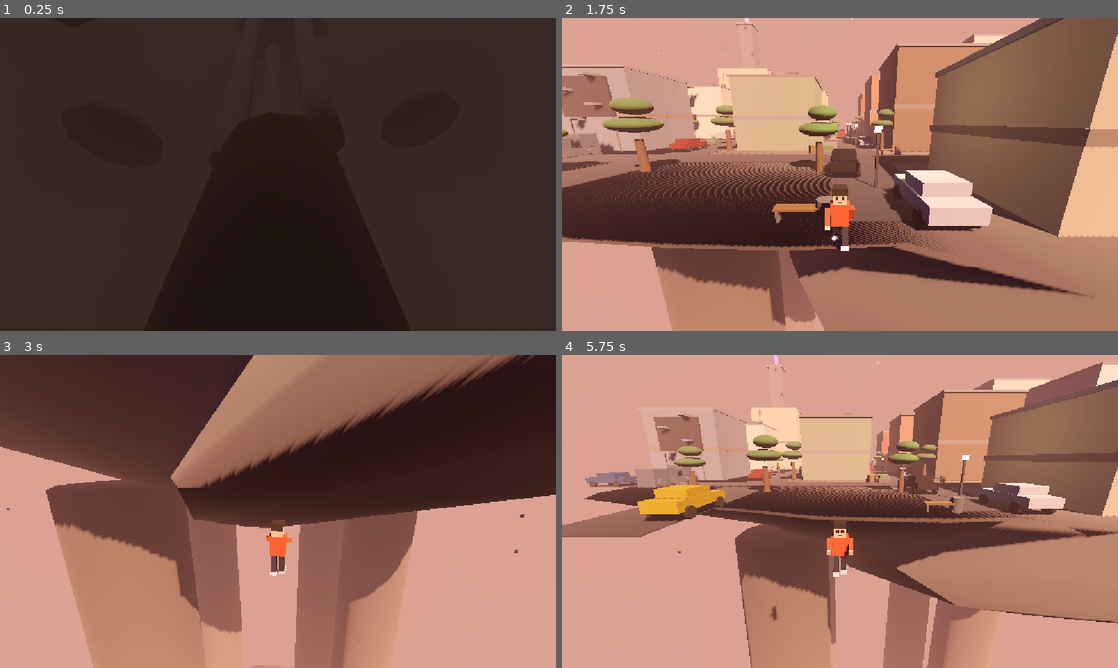
Above: before the commit, frames 1-4 (two rows, left to right).
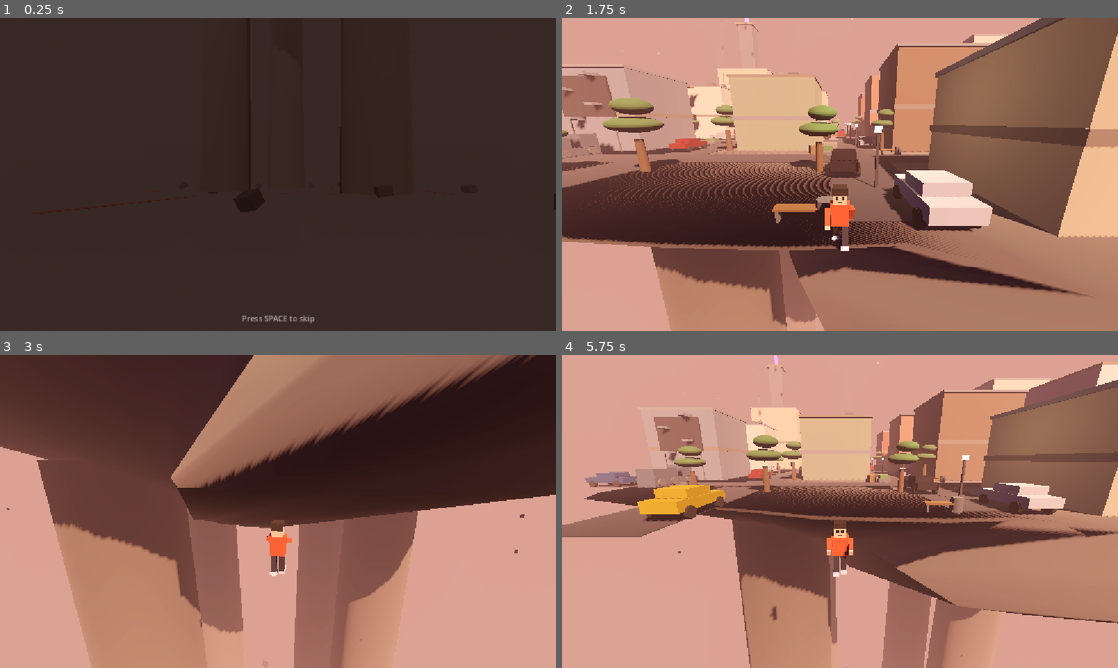
Above: after the commit, the same moments.

Repository: hasanhug/The---Falling---City
Game: Godot game, scene res://main.tscn
The game is run twice, just before and just after one commit, with the same random seed, the same clock (stepped at 60 frames per second) and the same inputs.
Inputs (mouse positions are in pixels of both pictures, inside the frame that each line leads up to):
- Up to frame 1 (0.25 s): no input
- Up to frame 2 (1.75 s): tap Space (jump) at 0.5, 0.77, 1.52 s; move the mouse to (962, 158) at 0.52 s; hold D (move_right) 0.53-1.28 s; hold Shift (sprint) 0.53-1.28 s; click (962, 158) at 0.67 s; move the mouse to (728, 190) at 1.27 s; hold S (move_back) from 1.28 s (still down); tap Mouse wheel up (zoom_in) at 1.35 s
- Up to frame 3 (3 s): move the mouse to (333, 442) at 2.02 s; release S (move_back) at 2.03 s; hold D (move_right) 2.03-2.78 s; tap Mouse wheel down (zoom_out) at 2.1 s; move the mouse to (250, 574) at 2.77 s; hold W (move_forward) from 2.78 s (still down); tap Shift (sprint) at 2.85 s; click (250, 574) at 2.92 s
- Up to frame 4 (5.75 s): tap Space (jump) at 3.02, 3.77, 4.52 s; move the mouse to (1006, 558) at 3.52 s; release W (move_forward) at 3.53 s; hold A (move_left) 3.53-5.03 s; tap Mouse wheel up (zoom_in) at 3.6 s; move the mouse to (673, 464) at 4.27 s; tap Mouse wheel down (zoom_out) at 4.35 s; move the mouse to (867, 511) at 5.02 s; hold S (move_back) from 5.03 s (still down); hold Shift (sprint) from 5.03 s (still down); click (867, 511) at 5.17 s

The runs differ from the first frame. In frame 1, 1.2% of the frame differs, in the area x 42-64%, y 54-100%; in frame 2, less than 0.1%; in frame 3, 1.0%; in frame 4, 0.4%.

Commit message:
Changed cutscene features

Diff:
--- a/cutscene.gd
+++ b/cutscene.gd
@@ -16,19 +16,19 @@
 ## How long the final fade to black takes.
 const FADE_OUT_TIME := 0.8
 
-## Camera path: [time, position]. Starts deep inside the hollow Earth,
-## rises along a pillar toward the crust hole, ends just inside the opening.
+## Camera path: [time, position]. Starts at ground level on the dead Earth,
+## rises along a pillar, and ends under the island in the sky.
 const PATH := [
-	[0.0, Vector3(45, -250, 60)],
-	[12.0, Vector3(30, -200, 45)],
-	[22.0, Vector3(15, -150, 30)],
-	[30.0, Vector3(8, -118, 14)],
+	[0.0, Vector3(40, -112, 55)],
+	[12.0, Vector3(30, -75, 42)],
+	[22.0, Vector3(16, -35, 32)],
+	[30.0, Vector3(4, 9, 42)],
 ]
 
-## Where the camera looks, blending from the mound in the depths
-## up to the island seen through the hole above.
-const LOOK_EARTH := Vector3(0, -195, 0)
-const LOOK_ISLAND := Vector3(0, 0, 0)
+## Where the camera looks, blending from the cracked ground ahead
+## up to the floating island.
+const LOOK_EARTH := Vector3(0, -110, 10)
+const LOOK_ISLAND := Vector3(0, 4, 0)
 
 ## How violently the camera and pillars shake during the final text.
 const SHAKE_AMOUNT := 0.35
@@ -39,6 +39,7 @@
 @onready var fade_rect: ColorRect = $UI/FadeRect
 @onready var text_1: Label = $UI/Text1
 @onready var text_2: Label = $UI/Text2
+@onready var skip_hint: Label = $UI/SkipHint
 @onready var player: Node = get_node("../Player")
 @onready var player_camera: Camera3D = get_node("../Player/CameraPivot/Camera3D")
 @onready var pillars: Array = get_node("../Pillars").get_children()
@@ -157,6 +158,7 @@
 	_finishing = true
 	text_1.modulate.a = 0.0
 	text_2.modulate.a = 0.0
+	skip_hint.modulate.a = 0.0
 	for i in pillars.size():
 		pillars[i].position = _pillar_bases[i]
 
--- a/main.tscn
+++ b/main.tscn
@@ -11,8 +11,6 @@
 [ext_resource type="Script" path="res://island.gd" id="4_island"]
 
 [ext_resource type="Script" path="res://cutscene.gd" id="5_cutscene"]
-
-[ext_resource type="Script" path="res://earth.gd" id="6_earth"]
 
 [sub_resource type="ProceduralSkyMaterial" id="SkyMat"]
 sky_top_color = Color(0.05, 0.04, 0.18, 1)
@@ -484,7 +482,7 @@
 [sub_resource type="CylinderMesh" id="PillarMesh"]
 top_radius = 7.0
 bottom_radius = 8.5
-height = 182.0
+height = 110.0
 radial_segments = 10
 
 [sub_resource type="StandardMaterial3D" id="PillarMat"]
@@ -493,7 +491,7 @@
 
 [sub_resource type="CylinderShape3D" id="PillarShape"]
 radius = 8.0
-height = 182.0
+height = 110.0
 
 [sub_resource type="BoxMesh" id="DebrisMesh"]
 size = Vector3(3, 2, 2)
@@ -503,6 +501,16 @@
 bottom_radius = 42.0
 height = 120.0
 radial_segments = 12
+
+[sub_resource type="StandardMaterial3D" id="GroundMat"]
+albedo_color = Color(0.13, 0.11, 0.1, 1)
+roughness = 1.0
+
+[sub_resource type="PlaneMesh" id="GroundMesh"]
+size = Vector2(600, 600)
+
+[sub_resource type="BoxMesh" id="CrackMesh"]
+size = Vector3(30, 0.06, 1.2)
 
 [node name="Main" type="Node3D"]
 script = ExtResource("1_main_script")
@@ -1933,74 +1941,125 @@
 surface_material_override/0 = SubResource("WornGrey")
 
 [node name="Earth" type="Node3D" parent="."]
-position = Vector3(0, -210, 0)
-
-[node name="Shell" type="Node3D" parent="Earth"]
-script = ExtResource("6_earth")
-
-[node name="Mound" type="MeshInstance3D" parent="Earth"]
-position = Vector3(0, -34, 0)
-mesh = SubResource("MoundMesh")
+position = Vector3(0, -115, 0)
+
+[node name="Ground" type="MeshInstance3D" parent="Earth"]
+rotation = Vector3(-1.5708, 0, 0)
+mesh = SubResource("GroundMesh")
+surface_material_override/0 = SubResource("GroundMat")
+
+[node name="GroundGlow" type="OmniLight3D" parent="Earth"]
+position = Vector3(0, 3, 0)
+light_color = Color(1, 0.3, 0.1, 1)
+light_energy = 1.2
+omni_range = 55.0
+
+[node name="Crack1" type="MeshInstance3D" parent="Earth"]
+position = Vector3(18, 0.05, 12)
+rotation = Vector3(0, 0.4, 0)
+scale = Vector3(1.2, 1, 1)
+mesh = SubResource("CrackMesh")
+surface_material_override/0 = SubResource("FissureMat")
+
+[node name="Crack2" type="MeshInstance3D" parent="Earth"]
+position = Vector3(-25, 0.05, 30)
+rotation = Vector3(0, 1.2, 0)
+scale = Vector3(0.9, 1, 1)
+mesh = SubResource("CrackMesh")
+surface_material_override/0 = SubResource("FissureMat")
+
+[node name="Crack3" type="MeshInstance3D" parent="Earth"]
+position = Vector3(-8, 0.05, -28)
+rotation = Vector3(0, -0.5, 0)
+scale = Vector3(1.4, 1, 1)
+mesh = SubResource("CrackMesh")
+surface_material_override/0 = SubResource("FissureMat")
+
+[node name="Crack4" type="MeshInstance3D" parent="Earth"]
+position = Vector3(35, 0.05, -15)
+rotation = Vector3(0, 2, 0)
+scale = Vector3(0.7, 1, 1)
+mesh = SubResource("CrackMesh")
+surface_material_override/0 = SubResource("FissureMat")
+
+[node name="Crack5" type="MeshInstance3D" parent="Earth"]
+position = Vector3(-40, 0.05, -5)
+rotation = Vector3(0, 0.9, 0)
+scale = Vector3(1.1, 1, 1)
+mesh = SubResource("CrackMesh")
+surface_material_override/0 = SubResource("FissureMat")
+
+[node name="Crack6" type="MeshInstance3D" parent="Earth"]
+position = Vector3(5, 0.05, 45)
+rotation = Vector3(0, -1.1, 0)
+scale = Vector3(0.8, 1, 1)
+mesh = SubResource("CrackMesh")
+surface_material_override/0 = SubResource("FissureMat")
+
+[node name="Rock1" type="MeshInstance3D" parent="Earth"]
+position = Vector3(28, 1, 8)
+rotation = Vector3(0.2, 0.7, 0.15)
+mesh = SubResource("DebrisMesh")
 surface_material_override/0 = SubResource("PatchDark")
 
-[node name="CoreGlow" type="OmniLight3D" parent="Earth"]
-position = Vector3(0, -80, 0)
-light_color = Color(1, 0.3, 0.1, 1)
-light_energy = 2.5
-omni_range = 90.0
-
-[node name="SkySpill" type="OmniLight3D" parent="Earth"]
-position = Vector3(0, 70, 0)
-light_color = Color(0.7, 0.8, 1, 1)
-light_energy = 1.2
-omni_range = 60.0
-
-[node name="Patch1" type="MeshInstance3D" parent="Earth"]
-position = Vector3(62, 50, -45)
-scale = Vector3(20, 7, 20)
-mesh = SubResource("PatchMesh")
+[node name="Rock2" type="MeshInstance3D" parent="Earth"]
+position = Vector3(-15, 0.8, 22)
+rotation = Vector3(-0.3, 0.2, 0.4)
+mesh = SubResource("DebrisMesh")
 surface_material_override/0 = SubResource("PatchDark")
 
-[node name="Patch2" type="MeshInstance3D" parent="Earth"]
-position = Vector3(-70, 40, 50)
-scale = Vector3(24, 8, 24)
-mesh = SubResource("PatchMesh")
+[node name="Rock3" type="MeshInstance3D" parent="Earth"]
+position = Vector3(12, 1.2, -25)
+rotation = Vector3(0.1, 1.5, -0.2)
+mesh = SubResource("DebrisMesh")
 surface_material_override/0 = SubResource("PatchDark")
 
-[node name="Patch3" type="MeshInstance3D" parent="Earth"]
-position = Vector3(40, 55, 70)
-scale = Vector3(16, 6, 16)
-mesh = SubResource("PatchMesh")
+[node name="Rock4" type="MeshInstance3D" parent="Earth"]
+position = Vector3(-32, 0.7, -12)
+rotation = Vector3(0.4, -0.6, 0.3)
+mesh = SubResource("DebrisMesh")
 surface_material_override/0 = SubResource("PatchDark")
 
-[node name="Patch4" type="MeshInstance3D" parent="Earth"]
-position = Vector3(-50, 45, -70)
-scale = Vector3(18, 6, 18)
-mesh = SubResource("PatchMesh")
+[node name="Rock5" type="MeshInstance3D" parent="Earth"]
+position = Vector3(42, 0.9, -25)
+rotation = Vector3(-0.2, 2.2, 0.1)
+mesh = SubResource("DebrisMesh")
 surface_material_override/0 = SubResource("PatchDark")
 
-[node name="Patch5" type="MeshInstance3D" parent="Earth"]
-position = Vector3(0, 30, 92)
-scale = Vector3(22, 7, 22)
-mesh = SubResource("PatchMesh")
+[node name="Rock6" type="MeshInstance3D" parent="Earth"]
+position = Vector3(-45, 1.1, 18)
+rotation = Vector3(0.3, -1.2, -0.4)
+mesh = SubResource("DebrisMesh")
 surface_material_override/0 = SubResource("PatchDark")
 
-[node name="Fissure1" type="MeshInstance3D" parent="Earth"]
-position = Vector3(-45, 52, -60)
-scale = Vector3(10, 4, 10)
-mesh = SubResource("PatchMesh")
-surface_material_override/0 = SubResource("FissureMat")
-
-[node name="Fissure2" type="MeshInstance3D" parent="Earth"]
-position = Vector3(55, 42, 62)
-scale = Vector3(8, 3, 8)
-mesh = SubResource("PatchMesh")
-surface_material_override/0 = SubResource("FissureMat")
+[node name="Rock7" type="MeshInstance3D" parent="Earth"]
+position = Vector3(20, 0.6, 38)
+rotation = Vector3(0.5, 0.1, 0.2)
+mesh = SubResource("DebrisMesh")
+surface_material_override/0 = SubResource("PatchDark")
+
+[node name="Rock8" type="MeshInstance3D" parent="Earth"]
+position = Vector3(-5, 1.3, -45)
+rotation = Vector3(-0.4, 2.8, 0.3)
+mesh = SubResource("DebrisMesh")
+surface_material_override/0 = SubResource("PatchDark")
+
+[node name="Rock9" type="MeshInstance3D" parent="Earth"]
+position = Vector3(50, 0.8, 15)
+rotation = Vector3(0.2, 1.9, -0.3)
+mesh = SubResource("DebrisMesh")
+surface_material_override/0 = SubResource("PatchDark")
+
+[node name="Rock10" type="MeshInstance3D" parent="Earth"]
+position = Vector3(-20, 0.7, -40)
+rotation = Vector3(0.1, -2.4, 0.45)
+mesh = SubResource("DebrisMesh")
+surface_material_override/0 = SubResource("PatchDark")
 
 [node name="Pillars" type="Node3D" parent="."]
 
 [node name="Pillar1" type="StaticBody3D" parent="Pillars"]
-position = Vector3(24, -99, 0)
+position = Vector3(24, -60, 0)
 
 [node name="Mesh" type="MeshInstance3D" parent="Pillars/Pillar1"]
 mesh = SubResource("PillarMesh")
@@ -2010,7 +2069,7 @@
 shape = SubResource("PillarShape")
 
 [node name="Pillar2" type="StaticBody3D" parent="Pillars"]
-position = Vector3(-18, -99, 16)
+position = Vector3(-18, -60, 16)
 
 [node name="Mesh" type="MeshInstance3D" parent="Pillars/Pillar2"]
 mesh = SubResource("PillarMesh")
@@ -2020,7 +2079,7 @@
 shape = SubResource("PillarShape")
 
 [node name="Pillar3" type="StaticBody3D" parent="Pillars"]
-position = Vector3(-18, -99, -16)
+position = Vector3(-18, -60, -16)
 
 [node name="Mesh" type="MeshInstance3D" parent="Pillars/Pillar3"]
 mesh = SubResource("PillarMesh")
@@ -2030,7 +2089,7 @@
 shape = SubResource("PillarShape")
 
 [node name="Pillar4" type="StaticBody3D" parent="Pillars"]
-position = Vector3(16, -99, -19)
+position = Vector3(16, -60, -19)
 
 [node name="Mesh" type="MeshInstance3D" parent="Pillars/Pillar4"]
 mesh = SubResource("PillarMesh")
@@ -2062,7 +2121,7 @@
 horizontal_alignment = 1
 vertical_alignment = 1
 autowrap_mode = 2
-font_size = 30
+font_size = 48
 
 [node name="Text2" type="Label" parent="Cutscene/UI"]
 anchor_top = 0.62
@@ -2073,7 +2132,17 @@
 horizontal_alignment = 1
 vertical_alignment = 1
 autowrap_mode = 2
-font_size = 30
+font_size = 48
+
+[node name="SkipHint" type="Label" parent="Cutscene/UI"]
+anchor_top = 0.92
+anchor_right = 1.0
+anchor_bottom = 1.0
+horizontal_alignment = 1
+vertical_alignment = 1
+font_size = 20
+text = "Press SPACE to skip"
+modulate = Color(1, 1, 1, 0.6)
 
 [node name="Player" parent="." instance=ExtResource("1_player")]
 position = Vector3(-2, 0.6, 33)
Not shown, added: earth.gd.uid
Not shown: 1 places in main.tscn that only renumber resources
